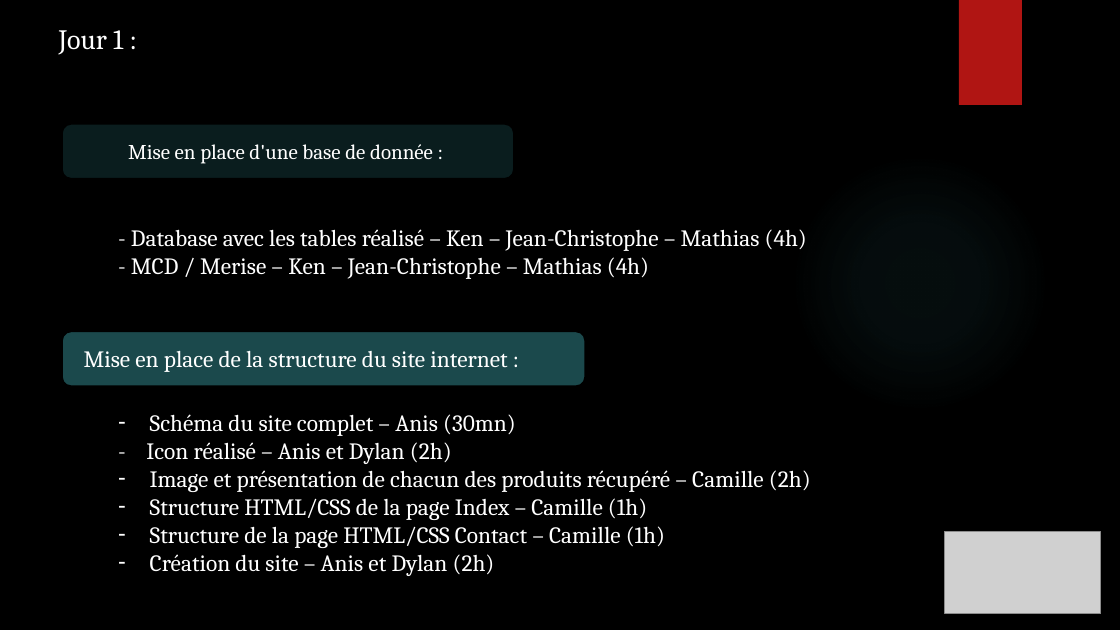
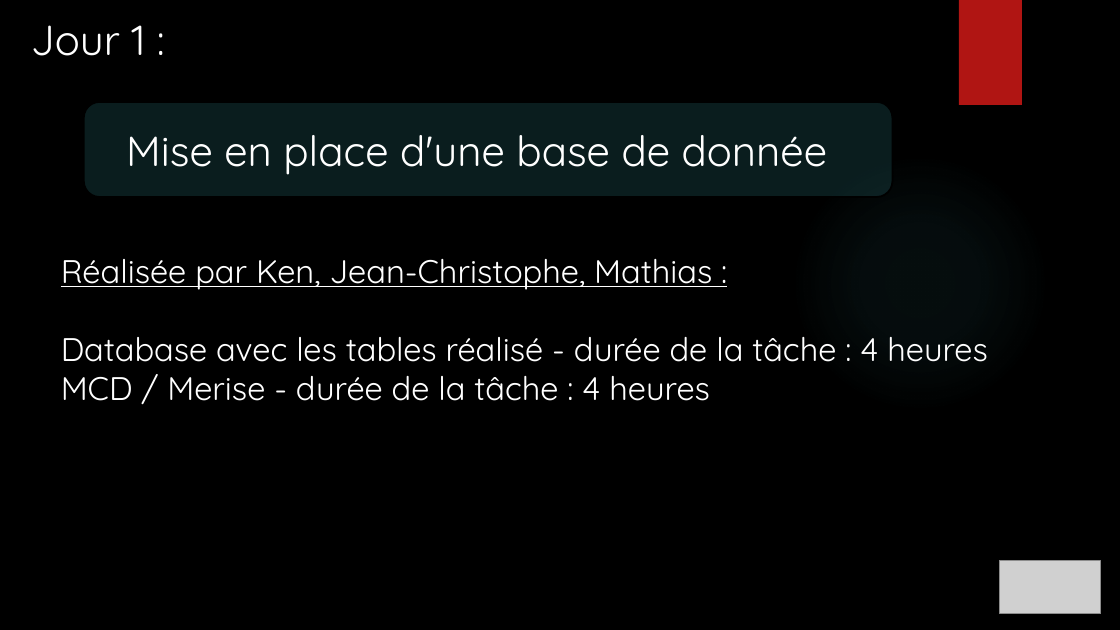
Before and after one commit to ChampemeDylan/UPOP, a slide deck: slide 9 of Présentation UPOP.pptx. Drawn at 1120x630 pixels with LibreOffice and Linux fonts; fonts in the diff are those of the drawing; grey boxes stand for pictures; background and template pictures are left out. Boxes give left, top, right and bottom in pixels: in the first picture for what was removed or moved away, otherwise in the second. Text is boxed around its words. In the diff, an @@ line names an element or a change of style, - is before the commit and + after.

Commit message:
Camille - Diaporama
DIAPO OK - Manque TEST UNITAIRE JC ET MATHIAS

```diff
--- a/Présentation UPOP.pptx
+++ b/Présentation UPOP.pptx
@@ text "Jour 1 :" at (31, 25, 145, 56): size 24 to 36 pt, font Cambria to Quicksand @@
@@ rounded rectangle "Mise en place d'une base ...": place and size @@
-rounded rectangle "Mise en place d'une base ..." at (62, 124, 514, 178)
+rounded rectangle "Mise en place d'une base ..." at (84, 102, 893, 197)
@@ text in rounded rectangle at (126, 135, 828, 175): text changed; size 18 to 36 pt; font Cambria to Quicksand @@
-Mise en place d'une base de donnée :
+Mise en place d'une base de donnée
@@ text at (61, 259, 988, 401): text changed; size 20 to 28 pt; font Cambria to Quicksand @@
-- Database avec les tables réalisé – Ken – Jean-Christophe – Mathias (4h)
-- MCD / Merise – Ken – Jean-Christophe – Mathias (4h)
+Réalisée par Ken, Jean-Christophe, Mathias :
+Database avec les tables réalisé - durée de la tâche : 4 heures
+MCD / Merise - durée de la tâche : 4 heures
@@ rounded rectangle removed at (62, 331, 586, 386) @@
@@ text removed at (84, 351, 507, 372) @@
-Mise en place de la structure du site internet :
@@ text removed at (146, 414, 811, 576) @@
-– Schéma du site complet – Anis (30mn)
-- Icon réalisé – Anis et Dylan (2h)
-– Image et présentation de chacun des produits récupéré – Camille (2h)
-– Structure HTML/CSS de la page Index – Camille (1h)
-– Structure de la page HTML/CSS Contact – Camille (1h)
-– Création du site – Anis et Dylan (2h)
@@ picture: place and size @@
-picture at (945, 532, 1102, 614)
+picture at (1000, 560, 1101, 613)
```
Also in this commit, not shown: 13 other slides changed, 14 slides added, 5 slides removed, 1 other file.
